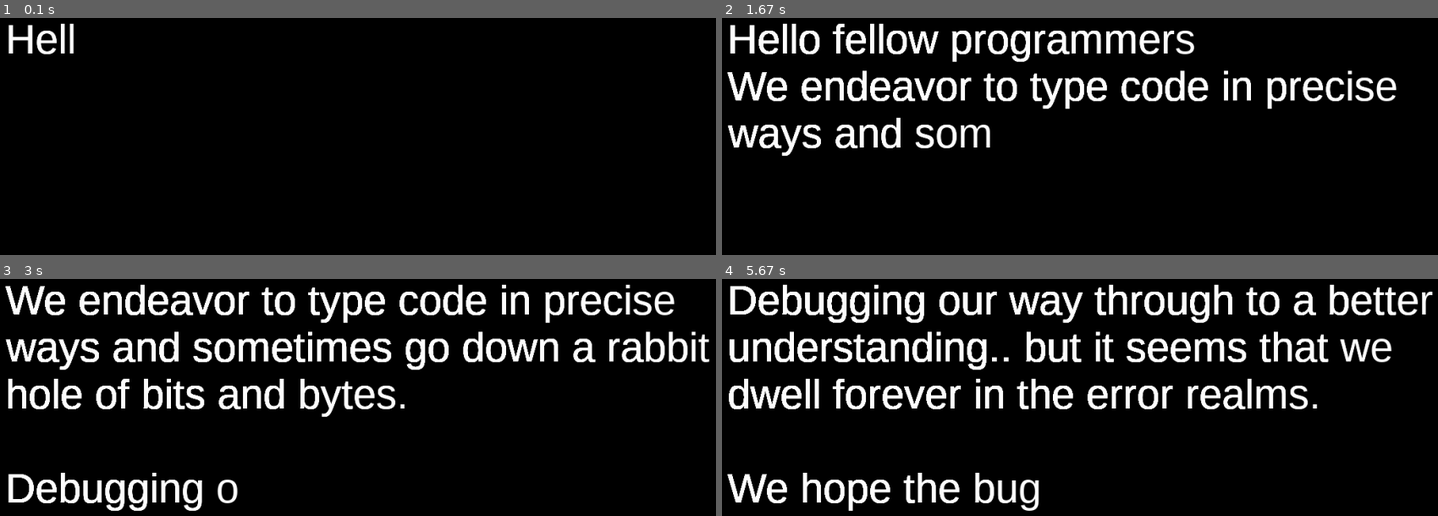
Above: before the commit, frames 1-4 (two rows, left to right).
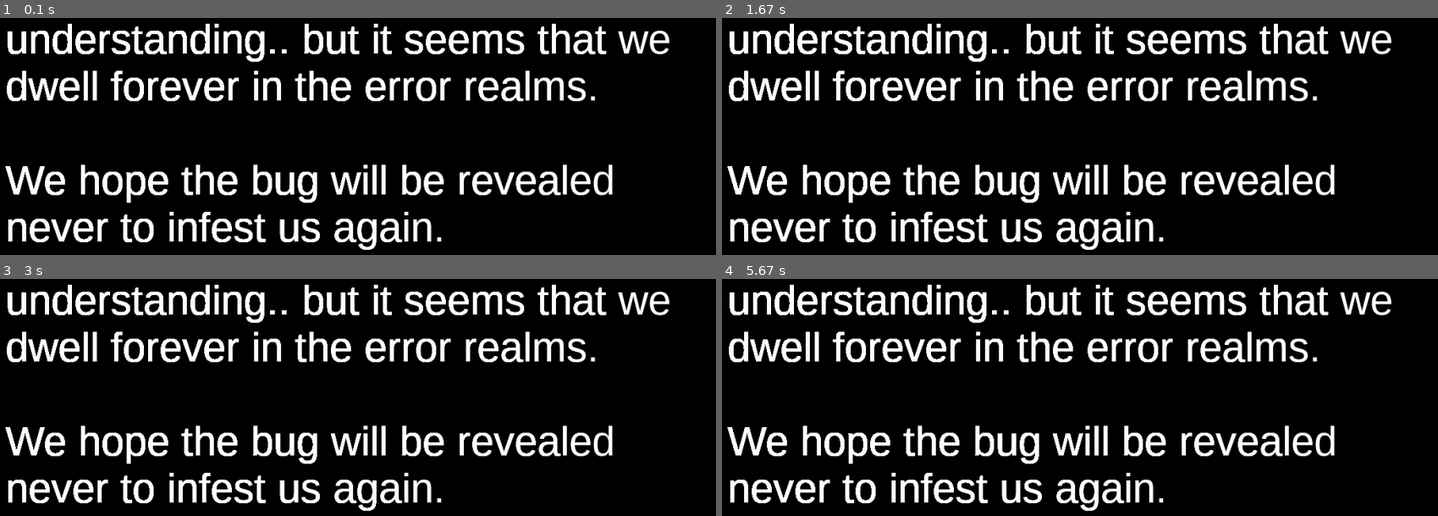
Above: after the commit, the same moments.

Repository: gerryjenkinslb/pygame_typing_simulation
Game: pygame game, started from main.py
Two runs of this game, one before a commit and one after it. Both use one fixed random seed, a clock stepped at 60 frames per second and the inputs below.
Inputs:
- Up to frame 1 (0.1 s): no input
- Up to frame 2 (1.67 s): no input
- Up to frame 3 (3 s): no input
- Up to frame 4 (5.67 s): no input

The runs differ from the first frame. In frame 1, 16% of the frame differs, in the area x 0-94%, y 2-98%; in frame 2, 20%; in frame 3, 23%; in frame 4, 25%, in the area x 0-100%, y 2-98%.

Commit message:
refactor, fix timing bug

Diff:
--- a/main.py
+++ b/main.py
@@ -48,7 +48,7 @@
     font = pygame.font.SysFont("Liberation Sans", 60)
 
     area_rect = pygame.Rect(25, 0, w-50, h-25)
-    message = TypingArea(STORY, area_rect, font, WHITE, BLACK, wps=800)
+    message = TypingArea(STORY, area_rect, font, WHITE, BLACK, wps=400000)
 
     while True:
         for event in pygame.event.get():
--- a/typing_area.py
+++ b/typing_area.py
@@ -1,5 +1,5 @@
 # Class to support simulating human typing in an area
-# in PyGame with Scrolling (known as typwriter effect)
+# in PyGame with Scrolling (known as the typewriter effect)
 # Inter-key timing is random based inspired by this paper:
 #    Dhakal, V., Feit, A., Kristensson, P.O. and Oulasvirta, A. 2018.
 #    'Observations on typing from 136 million keystrokes.'
@@ -35,9 +35,12 @@
 
 class TypingArea:
     """Class to automate a rectangular area that text is typed into in PyGame.
-    A dirty sprite version: "TypingAreaSprite" is in file typing_area_sprite.py
+    Dirty sprite version: "TypingAreaSprite" located in typing_area_sprite.py file
 
-    Use by creating object, call update and draw methods in the normal game loop
+    Call obj.update() and obj.draw() in the normal game loop
+
+    Note: you can dynamically add to char queue by using either:
+       obj.char_queue.extend(string) or obj.char_queue.append(char)
     """
 
     def __init__(self, text, area, font, fg_color, bk_color, wps=80):
@@ -45,7 +48,7 @@
         Constructor: TypingClass(text, area, font, fg_color, bk_color, wps=80)
 
         Args:
-            text: text to display, add more using obj.text_buffer.extend(text)
+            text: text to display
             area: PyGame Rect Object specifying the screen rectangle
             font, fg_color, bk_color: font specs
             wps: an optional parameter to set speed of typing, 80 wps default
@@ -92,18 +95,25 @@
 
     def update(self):
         """Call obj.update() from pygame main game loop"""
-        if self.char_queue:  # char available
-            if self.next_time < time.time():  # is it time to render next char
-                self._render_char(self.char_queue.popleft())  # render a char
-                if self.char_queue:  # if more chars, the setup next time
-                    self.next_time = time.time() + _type_delay(self.wps)/1000.0
+        print("update")
+        tick_time = time.time()
+        while self.char_queue and self.next_time <= tick_time:  # time for char?
+            self._render_char(self.char_queue.popleft())  # render it
+            if self.char_queue:  # setup next time
+                t = _type_delay(self.wps)/1000.0
+                if self.next_time > 0.0:
+                    self.next_time += t
                 else:
-                    self.next_time = 0  # empty buffer, nothing to do
-                self.update()  # to handle when more chars to do this tick
+                    self.next_time = tick_time + t
+            else:
+                self.next_time = 0.0  # empty buffer, nothing to do
+            print(tick_time, self.next_time)
+
 
     # call draw from pygame main loop after update
     def draw(self, screen):
         """Call obj.draw() from the main game loop"""
+
         if self.dirty:
             screen.blit(self.area_surface, self.rect)  # transfer to screen
             self.dirty = 0
Not shown, changed: README.md
